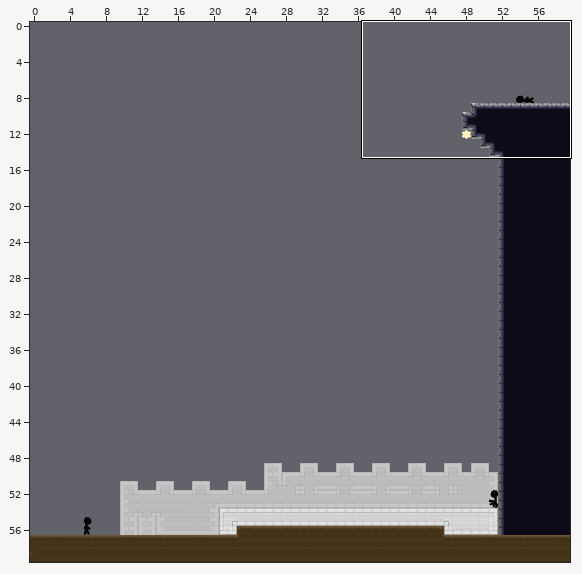
Level history. Tiled map: Assets/maps/HubRooms/4 - Courtyard/Wall-D4.tmx. Above: a wide view before the commit, with the close-up outlined.
Close-up. Before the commit:
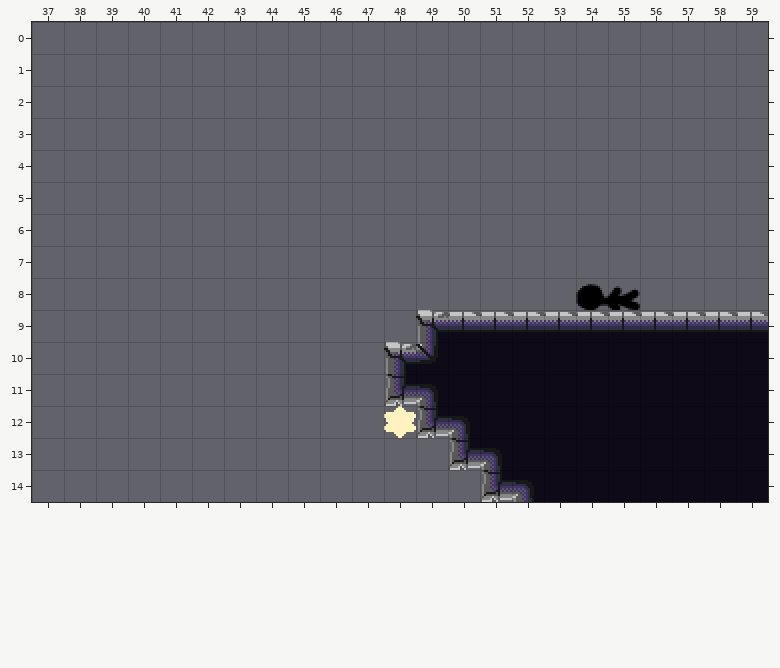
Cells are 16x16 px. Shown: x 37..59, y 0..14.
After the commit:
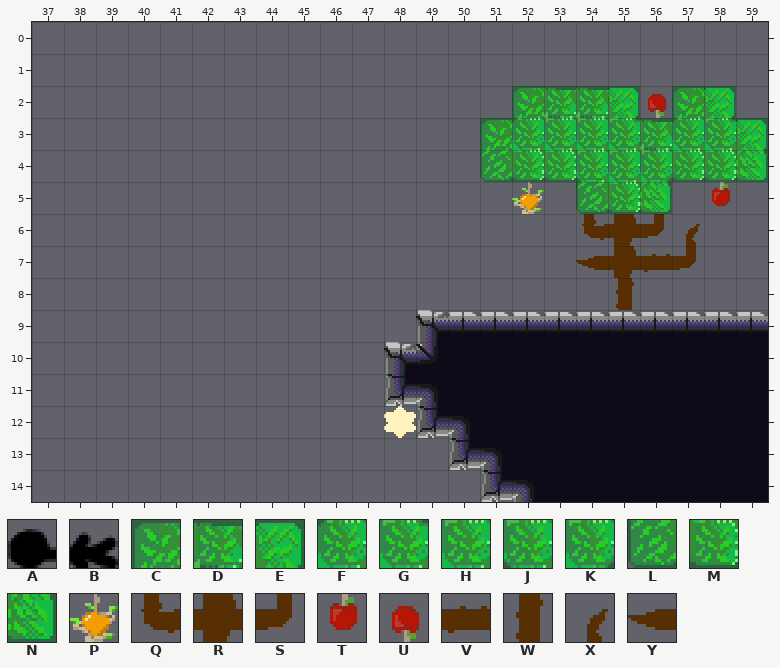
Key: from "PlaceholderSprites": A 62 turned 270, B 77 turned 270; from "decorative_props": C 48, D 49, E 50, F 51, G 52, H 65, J 67, K 68, L 80, M 81, N 82, P 96, Q 99, R 100, S 101, T 112, U 112 flipped up-down, V 115, W 115 flipped on the diagonal, X 119 turned 90, Y 120 flipped up-down.
_ is an empty cell, . an unchanged one.
Difference:
--- layer "bkg_close"
@@ x 51..59 @@
- 2 ._______.
- 3 _________
- 4 _________
- 5 ...___._.
- 6 ...____..
- 7 ...____..
- 8 ...._....
+ 2 .CDDEUCE.
+ 3 CFHHGDFGE
+ 4 LMMJHKMMN
+ 5 ...LMN.T.
+ 6 ...QRSX..
+ 7 ...YRVS..
+ 8 ....W....
--- layer "annotations (for game objects)"
@@ x 52..52 @@
- 5 _
+ 5 P
@@ x 54..55 @@
- 8 AB
+ 8 __
Where, in picture pixels (left, top, right, bottom), the same in both close-ups:
changed: (480, 86, 768, 310)
